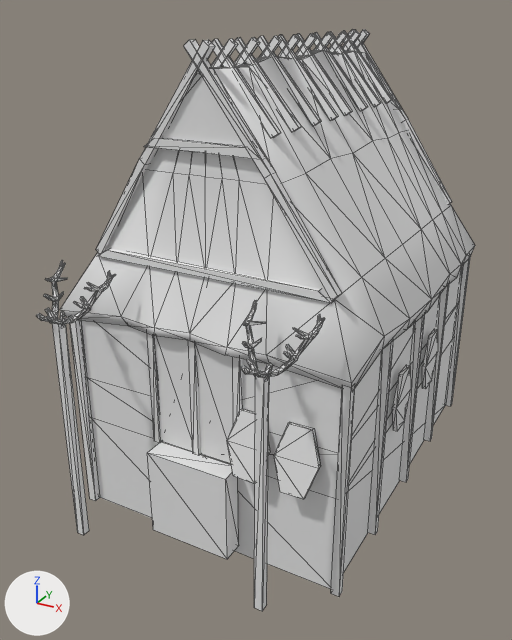
One commit to the COLLADA model art/meshes/structural/suebians/special_struct.dae: the scene before it, then after it.
Both versions are drawn from a 50 mm lens placed at (15.3, -32.0, 18.7), pointed at (-0.7, -2.9, 4.2). The lights are fixed; the arrows at lower left show +X, +Y and +Z. Mesh edges are drawn as thin lines. Where no turn or scale is listed for an object, it has been applied to the vertices. Vertices at the same position are counted once.

Names of what the first picture shows: 'special_struct'.
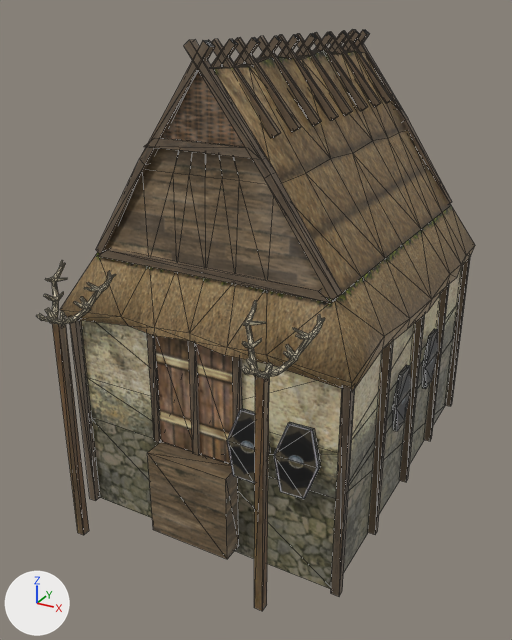
Boxes [x1, y1, x2, y2] around the edits, measured in the pictures (512 x 640 px):
'special_struct', surface changed, reshaped (grey to brown): [37, 29, 475, 611] in both
part 1 of me_cube_3646, rebuilt: before [162, 74, 245, 147]; after [162, 71, 245, 147]
part 2 of me_cube_3646, surface changed (grey to brown): [37, 29, 475, 611] in both

The change, as a diff of the scene's bpy script:
```diff
--- a/art/meshes/structural/suebians/special_struct.dae.py
+++ b/art/meshes/structural/suebians/special_struct.dae.py
@@ img_sueb_struct_png @@
+img_sueb_struct_png = load_image('sueb_struct.png', '../../../textures/skins/structural/sueb_struct.png', 2048, 1024, 'sRGB')
@@ mat_textura_suevos_004 @@
 mat_textura_suevos_004 = principled_material('textura suevos.004')
-mat_textura_suevos_004.base_color = (0.8, 0.8, 0.8)  # white #e7e7e7
+mat_textura_suevos_004.texture = img_sueb_struct_png
@@ me_cube_3646 @@
 # used by ob_special_struct; location = (0.0, 0.0, 0.0)
-me_cube_3646.from_pydata(...)  # 1036 vertices, 1744 faces; spans x -7.5..7.5, y -13.0..10.1, z -5.0..17.6
+me_cube_3646.from_pydata(...)  # 1001 vertices, 1617 faces; spans x -7.5..7.5, y -13.0..10.1, z -5.0..17.6
+# me_cube_3646 part 1: the loose piece of 4 vertices spanning x -2.7..2.3, y -8.2, z 13.9..16.4 is rebuilt with 3 vertices and now spans x -2.3..1.9, y -8.2, z 13.9..16.6
+# me_cube_3646 part 2: 1611 kept faces spanning x -7.5..7.5, y -13.0..10.1, z -5.0..17.6 get new texture (UV) coordinates
 me_cube_3646.materials.append(mat_textura_suevos_004)
```
